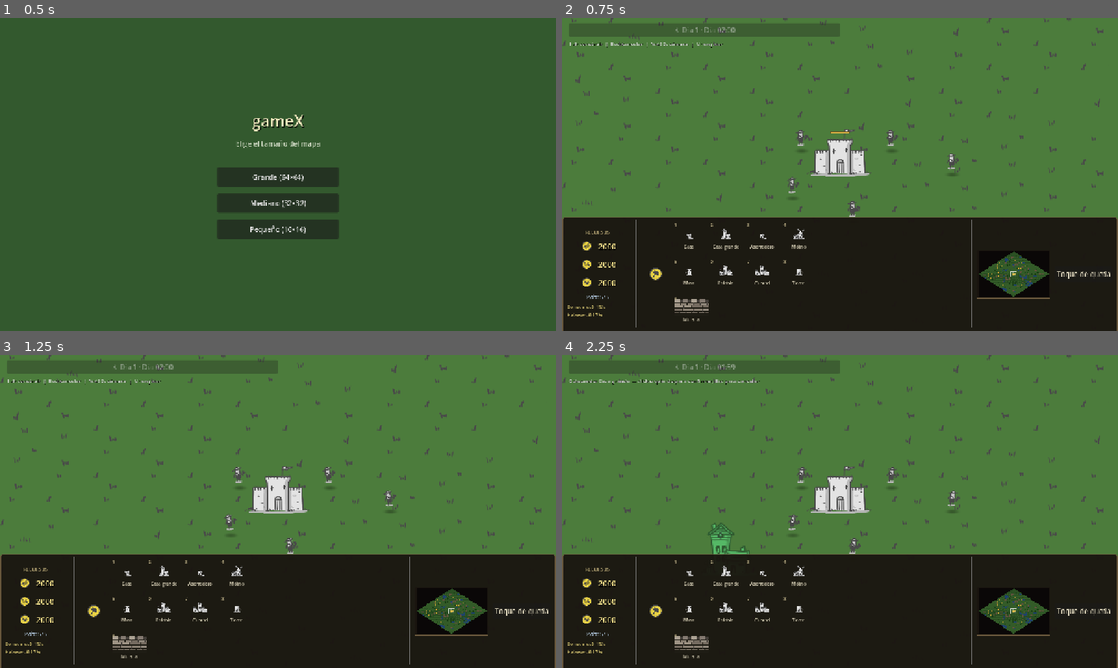
Above: before the commit, frames 1-4 (two rows, left to right).
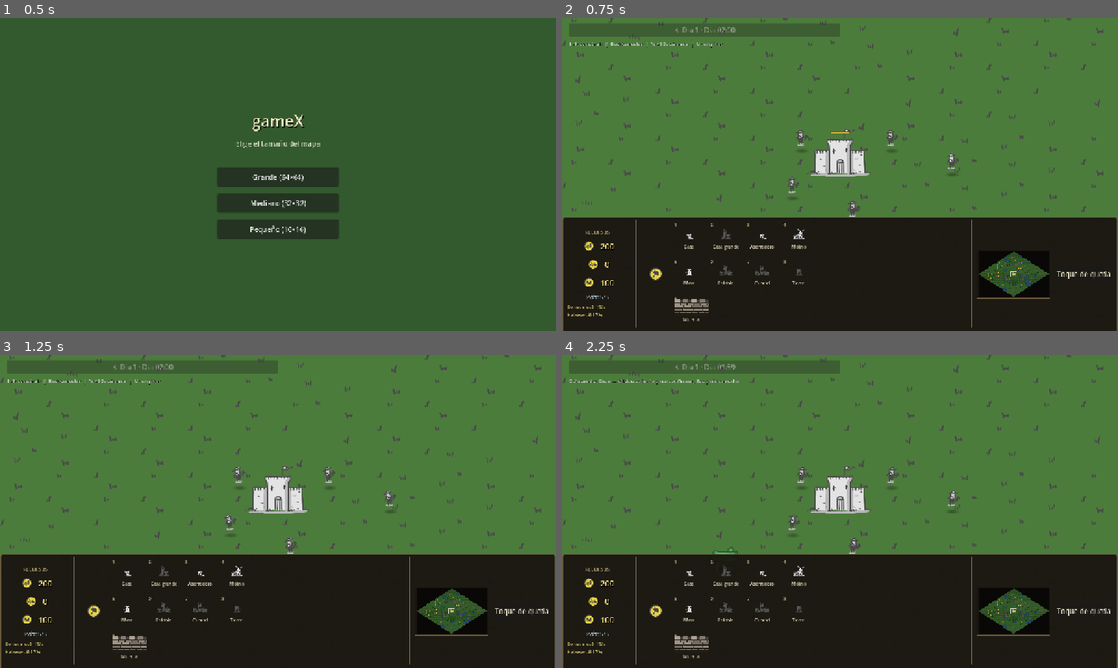
Above: after the commit, the same moments.

Repository: manurode/gameX
Game: Godot game, scene res://scenes/ui/main_menu.tscn
Same seed, same stepped clock (60 frames per second), same inputs: the game is played once before the commit and once after it.
Inputs (mouse positions are in pixels of both pictures, inside the frame that each line leads up to):
- Up to frame 1 (0.5 s): no input
- Up to frame 2 (0.75 s): click "Grande (64×64)" at 0.5 s
- Up to frame 3 (1.25 s): no input
- Up to frame 4 (2.25 s): click "1" at 1.25 s; click (723, 574) at 2 s, where only the run before the commit has a clickable "2"

Frame 1 is identical in both runs. In frame 2, 0.4% of the frame differs, in the area x 3-44%, y 67-86%; in frame 3, 0.4%; in frame 4, 0.9%, in the area x 3-44%, y 7-86%.

Commit message:
fix: Correct initial resource values for wood, gold, and food in balance configuration

Diff:
--- a/scripts/game/balance_config.gd
+++ b/scripts/game/balance_config.gd
@@ -8,9 +8,9 @@
 	"dawn": 30.0,
 }
 
-const INITIAL_WOOD := 2000
-const INITIAL_GOLD := 2000
-const INITIAL_FOOD := 2000
+const INITIAL_WOOD := 200
+const INITIAL_GOLD := 0
+const INITIAL_FOOD := 100
 const INITIAL_VILLAGERS := 5
 
 const WOOD_PER_SECOND := 1.0
